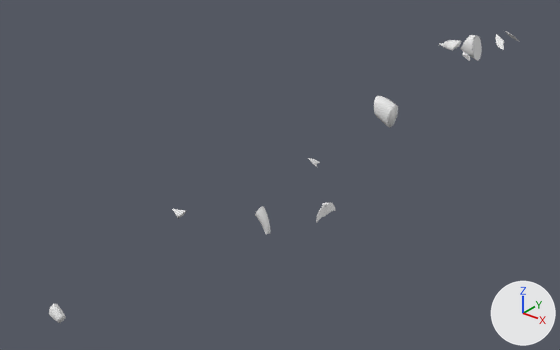
The FBX model Assets/3D Models/Models/03. Fully Manual/03. Dolphin.fbx, before and after one commit.
Before and after are seen from a camera (50 mm lens) standing at (10.3, -13.8, 8.3) and looking at (-2.0, 1.5, -1.2). Every picture has the same lights, and +X, +Y and +Z are marked at lower right.

Objects in the first picture: 'Dolphin 1', 'Dolphin 2', 'Dolphin 3', 'Dolphin 4', 'Dolphin 5', 'Dolphin 6', 'Dolphin 7', 'Dolphin 8', 'Dolphin 9'.
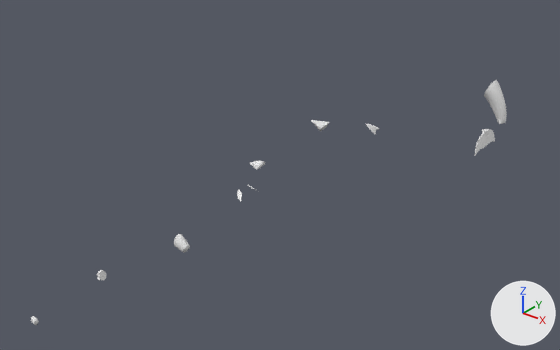
Pixel boxes (x1, y1, x2, y2) of what changed, in the pictures (560 x 350 px):
'Dolphin 8', moved, rescaled (50% wider, 55% taller): before (255, 206, 270, 234); after (484, 80, 507, 124)
'Dolphin 5', moved, rescaled: before (374, 96, 398, 128); after (31, 316, 39, 325)
'Dolphin 3', moved, rescaled: before (460, 35, 482, 61); after (97, 270, 106, 281)
'Dolphin 9', moved, rescaled: before (316, 202, 336, 223); after (475, 129, 495, 155)
'Dolphin 7', moved, rescaled: before (49, 304, 65, 323); after (174, 234, 190, 253)
'Dolphin 1', moved, rescaled: before (439, 40, 462, 51); after (249, 161, 265, 169)
'Dolphin 2', moved, rescaled (27% wider, 20% taller): before (172, 209, 186, 218); after (311, 120, 329, 131)
'Dolphin 4', moved, rescaled: before (495, 31, 520, 50); after (237, 185, 257, 201)
'Dolphin 6', moved, rescaled: before (308, 158, 320, 167); after (366, 124, 379, 134)

Diff of the bpy script that builds the scene:
```diff
--- a/Assets/3D Models/Models/03. Fully Manual/03. Dolphin.fbx.py
+++ b/Assets/3D Models/Models/03. Fully Manual/03. Dolphin.fbx.py
@@ ob_dolphin_6 @@
 ob_dolphin_6 = bpy.data.objects.new('Dolphin 6', me_dolphin_6_10014_dolphin_v2_max2011_it2_001)
-ob_dolphin_6.location = (0.0, 0.05, 0.0)
+ob_dolphin_6.location = (0.0, 2.55, 0.0)
 ob_dolphin_6.rotation_euler = (1.571, 0.0, 0.0)  # degrees (90, 0, 0)
-ob_dolphin_6.scale = (1.0, 1.0, 1.0)
+ob_dolphin_6.scale = (1.26, 1.26, 1.26)
@@ ob_dolphin_8 @@
 ob_dolphin_8 = bpy.data.objects.new('Dolphin 8', me_dolphin_8_10014_dolphin_v2_max2011_it2_001)
-ob_dolphin_8.location = (0.0, -2.11, 0.0)
+ob_dolphin_8.location = (0.0, 9.03, 0.0)
 ob_dolphin_8.rotation_euler = (1.571, 0.0, 0.0)  # degrees (90, 0, 0)
-ob_dolphin_8.scale = (0.86, 0.86, 0.86)
+ob_dolphin_8.scale = (1.9, 1.9, 1.9)
@@ ob_dolphin_7 @@
 ob_dolphin_7 = bpy.data.objects.new('Dolphin 7', me_dolphin_7_10014_dolphin_v2_max2011_it2_001)
-ob_dolphin_7.location = (0.0, -7.42, 0.0)
+ob_dolphin_7.location = (0.0, -4.32, 0.0)
 ob_dolphin_7.rotation_euler = (1.571, 0.0, 0.0)  # degrees (90, 0, 0)
-ob_dolphin_7.scale = (0.505, 0.505, 0.505)
+ob_dolphin_7.scale = (0.568, 0.568, 0.568)
@@ ob_dolphin_5 @@
 ob_dolphin_5 = bpy.data.objects.new('Dolphin 5', me_dolphin_5_10014_dolphin_v2_max2011_it2_001)
-ob_dolphin_5.location = (0.0, 4.2, 0.0)
+ob_dolphin_5.location = (0.0, -7.8, 0.0)
 ob_dolphin_5.rotation_euler = (1.571, 0.0, 0.0)  # degrees (90, 0, 0)
-ob_dolphin_5.scale = (1.28, 1.28, 1.28)
+ob_dolphin_5.scale = (0.22, 0.22, 0.22)
@@ ob_dolphin_1 @@
 ob_dolphin_1 = bpy.data.objects.new('Dolphin 1', me_dolphin_1_10014_dolphin_v2_max2011_it2_001)
-ob_dolphin_1.location = (0.0, 10.03, 0.0)
+ob_dolphin_1.location = (0.0, -0.95, 0.0)
 ob_dolphin_1.rotation_euler = (1.571, 0.0, 0.0)  # degrees (90, 0, 0)
-ob_dolphin_1.scale = (1.67, 1.67, 1.67)
+ob_dolphin_1.scale = (0.905, 0.905, 0.905)
@@ ob_dolphin_9 @@
 ob_dolphin_9 = bpy.data.objects.new('Dolphin 9', me_dolphin_9_10014_dolphin_v2_max2011_it2_001)
-ob_dolphin_9.location = (0.0, 0.0, 0.0)
+ob_dolphin_9.location = (0.0, 7.96, 0.0)
 ob_dolphin_9.rotation_euler = (1.571, 0.0, 0.0)  # degrees (90, 0, 0)
+ob_dolphin_9.scale = (1.8, 1.8, 1.8)
@@ ob_dolphin_3 @@
 ob_dolphin_3 = bpy.data.objects.new('Dolphin 3', me_dolphin_3_10014_dolphin_v2_max2011_it2_001)
-ob_dolphin_3.location = (0.0, 10.85, 0.0)
+ob_dolphin_3.location = (0.0, -6.18, 0.0)
 ob_dolphin_3.rotation_euler = (1.571, 0.0, 0.0)  # degrees (90, 0, 0)
-ob_dolphin_3.scale = (1.72, 1.72, 1.72)
+ob_dolphin_3.scale = (0.382, 0.382, 0.382)
@@ ob_dolphin_2 @@
 ob_dolphin_2 = bpy.data.objects.new('Dolphin 2', me_dolphin_2_10014_dolphin_v2_max2011_it2_002)
-ob_dolphin_2.location = (0.0, -3.69, 0.0)
+ob_dolphin_2.location = (0.0, 1.98, 0.0)
 ob_dolphin_2.rotation_euler = (1.571, 0.0, 0.0)  # degrees (90, 0, 0)
-ob_dolphin_2.scale = (0.754, 0.754, 0.754)
+ob_dolphin_2.scale = (1.2, 1.2, 1.2)
@@ ob_dolphin_4 @@
 ob_dolphin_4 = bpy.data.objects.new('Dolphin 4', me_dolphin_4_10014_dolphin_v2_max2011_it2_001)
-ob_dolphin_4.location = (0.0, 13.93, 0.0)
+ob_dolphin_4.location = (0.0, -1.71, 0.0)
 ob_dolphin_4.rotation_euler = (1.571, 0.0, 0.0)  # degrees (90, 0, 0)
-ob_dolphin_4.scale = (1.93, 1.93, 1.93)
+ob_dolphin_4.scale = (0.829, 0.829, 0.829)
```
